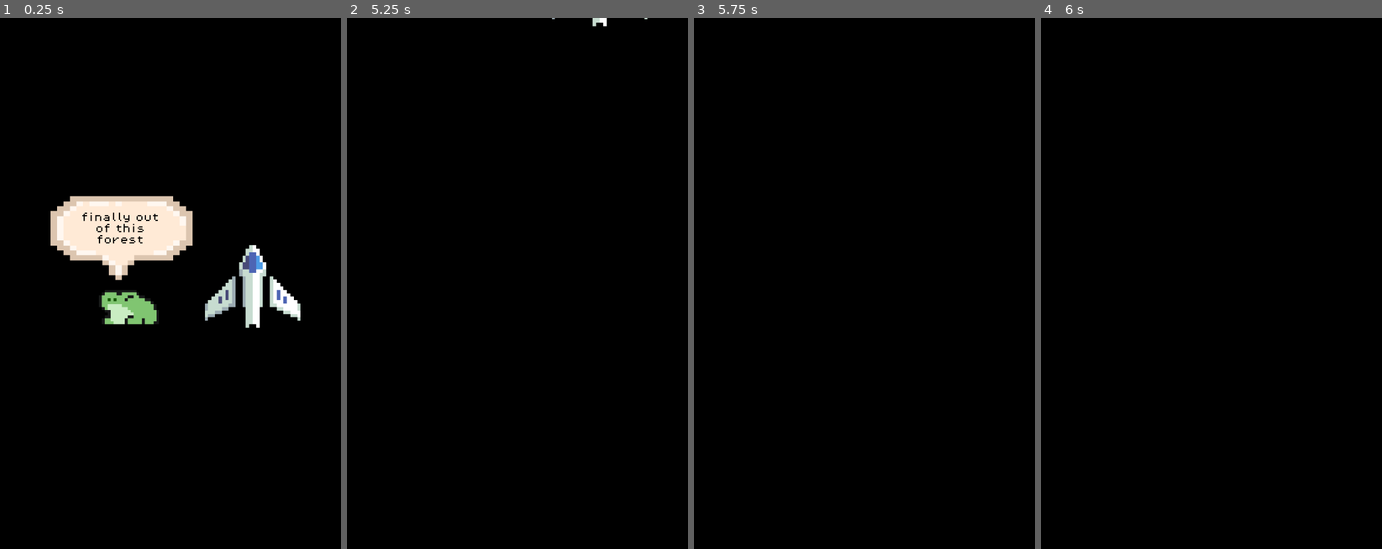
Above: before the commit, frames 1-4 (left to right).
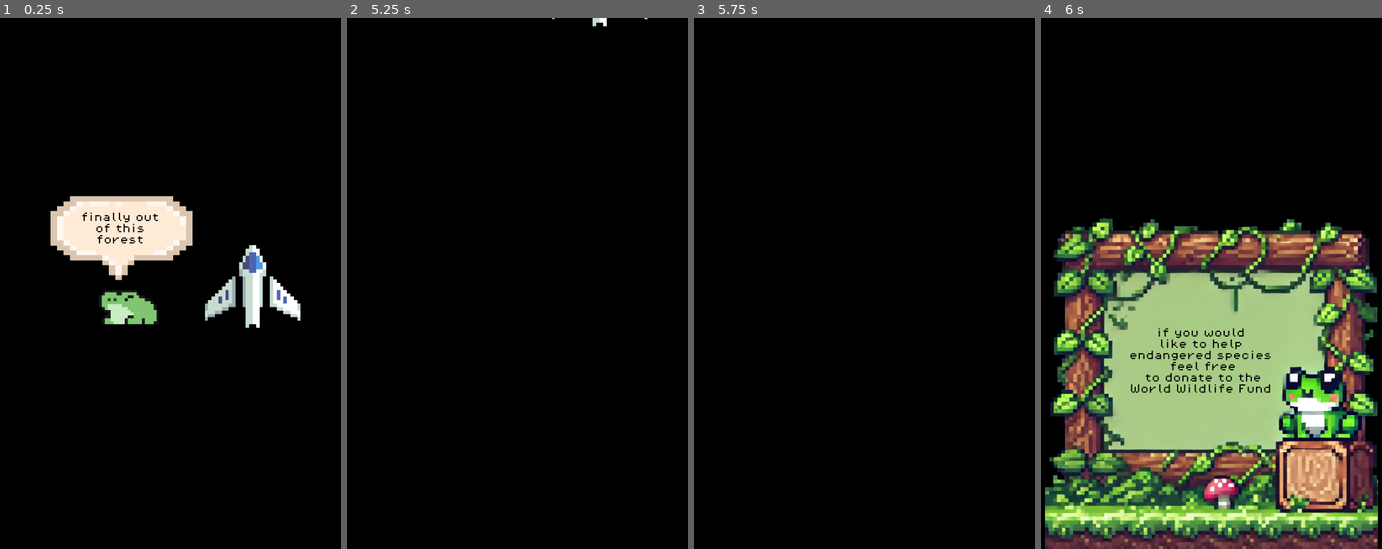
Above: after the commit, the same moments.

Repository: WarrenWu4/pond-hoppers
Game: Godot game, scene res://scenes/end_cut_scene.tscn
Same seed, same stepped clock (60 frames per second), same inputs: the game is played once before the commit and once after it. This scene is started directly instead of the project's main scene.
Inputs:
- Up to frame 1 (0.25 s): no input
- Up to frame 2 (5.25 s): tap Enter at 0.5, 2, 3.5 s; hold Right (move_right) 0.53-2.03 s; tap Space (jump) at 0.77, 1.25, 1.52, 2.75, 3.02, 3.77, 4.52 s; hold Left (move_left) 2.03-2.78 s; hold Right (move_right) 2.78-4.28 s; hold Left (move_left) 4.28-5.03 s; hold Right (move_right) from 5.03 s (still down)
- Up to frame 3 (5.75 s): keep holding Right (move_right)
- Up to frame 4 (6 s): tap Space (jump) at 5.75 s; release Right (move_right) at 5.78 s; hold Left (move_left) from 5.78 s (still down)

Frames 1-3 are identical in both runs. In frame 4, 56% of the frame differs, in the area x 1-99%, y 37-100%.

Commit message:
added a popup message at the end

Diff:
--- a/scenes/end_cut_scene.tscn
+++ b/scenes/end_cut_scene.tscn
@@ -1,10 +1,25 @@
-[gd_scene load_steps=11 format=3 uid="uid://b4jbrhed7tk8u"]
+[gd_scene load_steps=13 format=3 uid="uid://b4jbrhed7tk8u"]
 
 [ext_resource type="Texture2D" uid="uid://cfr0wd774bms2" path="res://assets/frog/Idle.png" id="1_71i0l"]
 [ext_resource type="Texture2D" path="res://assets/frog/Main Ship - Base - Full health.png" id="2_j04qx"]
 [ext_resource type="Texture2D" uid="uid://dxcwu5dj1yegj" path="res://assets/SpeechBubble1.png" id="3_11vc7"]
 [ext_resource type="FontFile" uid="uid://pu4yrk4ymhqo" path="res://assets/fonts/PixelOperator8.ttf" id="4_gsfpg"]
 [ext_resource type="Texture2D" path="res://assets/frog/frogInRocket.png" id="5_k7it4"]
+[ext_resource type="PackedScene" uid="uid://dil4lwkwaoksc" path="res://scenes/popup.tscn" id="6_xylky"]
+
+[sub_resource type="GDScript" id="GDScript_5yna7"]
+script/source = "extends CanvasLayer
+
+@onready var popup = $Popup
+
+func _ready():
+	popup.hide()
+
+
+# Called every frame. 'delta' is the elapsed time since the previous frame.
+func _process(delta):
+	pass
+"
 
 [sub_resource type="AtlasTexture" id="AtlasTexture_4cfsb"]
 atlas = ExtResource("1_71i0l")
@@ -87,6 +102,18 @@
 "points": PackedFloat32Array(455, -0.25, 0, 0.25, 0, -600, -0.25, 0, 0.25, 0),
 "times": PackedFloat32Array(3.6, 7)
 }
+tracks/6/type = "value"
+tracks/6/imported = false
+tracks/6/enabled = true
+tracks/6/path = NodePath("Popup:visible")
+tracks/6/interp = 1
+tracks/6/loop_wrap = true
+tracks/6/keys = {
+"times": PackedFloat32Array(5.9),
+"transitions": PackedFloat32Array(1),
+"update": 1,
+"values": [true]
+}
 
 [sub_resource type="Animation" id="Animation_e8ql8"]
 length = 0.001
@@ -160,6 +187,18 @@
 "points": PackedFloat32Array(455, -0.25, 0, 0.25, 0),
 "times": PackedFloat32Array(0)
 }
+tracks/6/type = "value"
+tracks/6/imported = false
+tracks/6/enabled = true
+tracks/6/path = NodePath("Popup:visible")
+tracks/6/interp = 1
+tracks/6/loop_wrap = true
+tracks/6/keys = {
+"times": PackedFloat32Array(0),
+"transitions": PackedFloat32Array(1),
+"update": 1,
+"values": [false]
+}
 
 [sub_resource type="AnimationLibrary" id="AnimationLibrary_3g5bg"]
 _data = {
@@ -168,6 +207,7 @@
 }
 
 [node name="EndCutScene" type="CanvasLayer"]
+script = SubResource("GDScript_5yna7")
 
 [node name="ColorRect" type="ColorRect" parent="."]
 offset_left = -42.0
@@ -220,6 +260,9 @@
 forest"
 horizontal_alignment = 1
 
+[node name="Popup" parent="." instance=ExtResource("6_xylky")]
+visible = false
+
 [node name="AnimationPlayer" type="AnimationPlayer" parent="."]
 libraries = {
 "": SubResource("AnimationLibrary_3g5bg")
--- a/scenes/popup.tscn
+++ b/scenes/popup.tscn
@@ -1,3 +1,43 @@
-[gd_scene format=3 uid="uid://dil4lwkwaoksc"]
+[gd_scene load_steps=3 format=3 uid="uid://dil4lwkwaoksc"]
+
+[ext_resource type="Texture2D" uid="uid://br0jp66sbqr2u" path="res://assets/menu/hotpocket.png" id="1_iui7j"]
+[ext_resource type="FontFile" uid="uid://pu4yrk4ymhqo" path="res://assets/fonts/PixelOperator8.ttf" id="2_x05yl"]
 
 [node name="Popup" type="CanvasLayer"]
+
+[node name="TextureRect" type="TextureRect" parent="."]
+anchors_preset = 7
+anchor_left = 0.5
+anchor_top = 1.0
+anchor_right = 0.5
+anchor_bottom = 1.0
+offset_left = -282.5
+offset_top = -565.0
+offset_right = 282.5
+grow_horizontal = 2
+grow_vertical = 0
+texture = ExtResource("1_iui7j")
+expand_mode = 1
+
+[node name="Label" type="Label" parent="."]
+anchors_preset = 7
+anchor_left = 0.5
+anchor_top = 1.0
+anchor_right = 0.5
+anchor_bottom = 1.0
+offset_left = -172.0
+offset_top = -374.0
+offset_right = 137.0
+offset_bottom = -247.0
+grow_horizontal = 2
+grow_vertical = 0
+theme_override_colors/font_color = Color(0, 0, 0, 1)
+theme_override_fonts/font = ExtResource("2_x05yl")
+theme_override_font_sizes/font_size = 16
+text = "if you would
+like to help
+endangered species
+ feel free
+ to donate to the
+World Wildlife Fund"
+horizontal_alignment = 1
--- a/scripts/player.gd
+++ b/scripts/player.gd
@@ -157,7 +157,7 @@
 
 func _handle_temp(data):
 	var temp = data
-	if (temp >= 80):
+	if (temp >= 350):
 		# initiate death
 		allow_movement = false
 		animated_sprite_2d.play("DEATH")
Binary file added: assets/menu/hotpocket.png
Not shown, added: assets/menu/hotpocket.png.import
